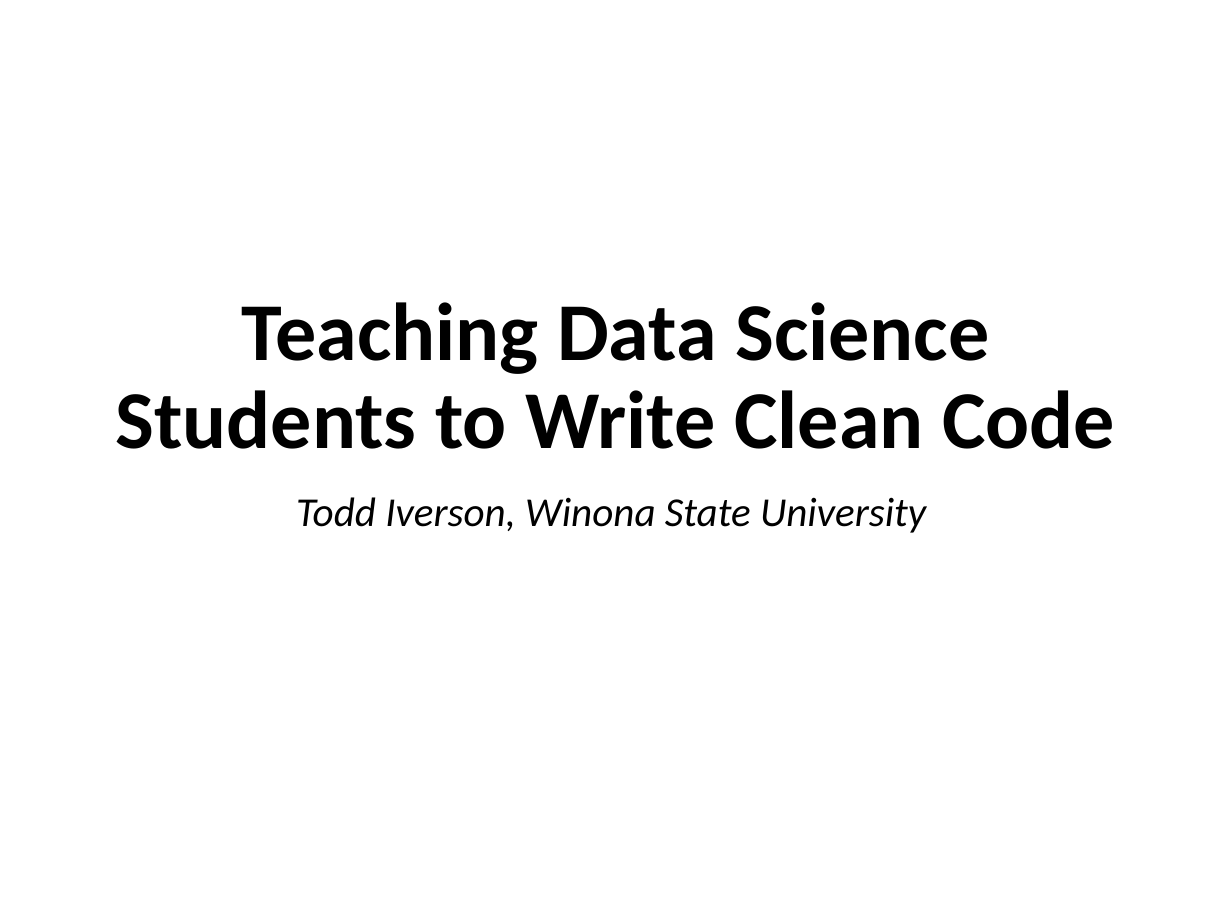
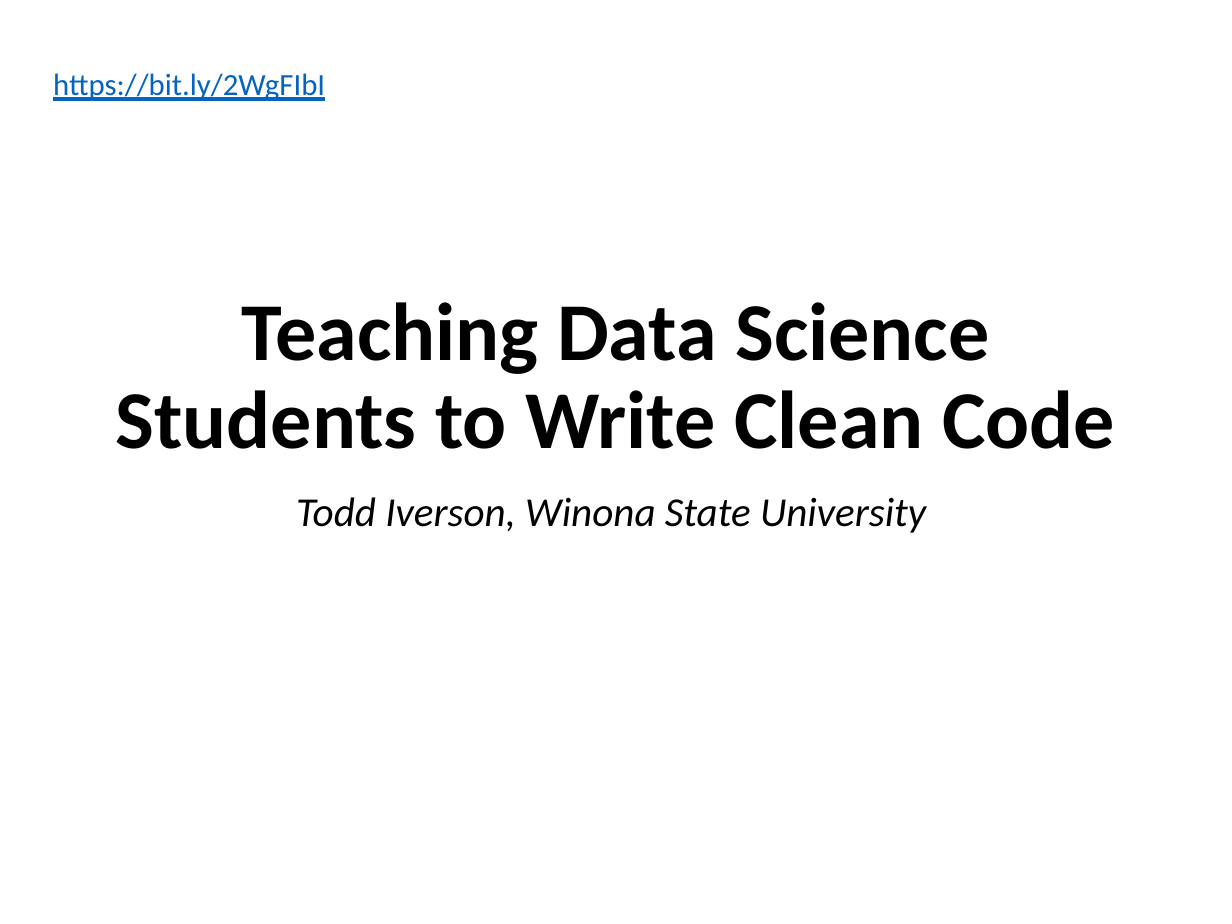
Before and after one commit to WSU-DataScience/SDSS2019_clean_data, a slide deck: slide 1 of clean_code_talkV3.pptx. Drawn at 1232x924 pixels with LibreOffice and Linux fonts; fonts in the diff are those of the drawing. Boxes give left, top, right and bottom in pixels: in the first picture for what was removed or moved away, otherwise in the second. Text is boxed around its words. In the diff, an @@ line names an element or a change of style, - is before the commit and + after.

Commit message:
Added bitly

```diff
--- a/clean_code_talkV3.pptx
+++ b/clean_code_talkV3.pptx
@@ text added at bbox=[53, 73, 325, 101], 18 pt, text #0563C1, underline @@
+https://bit.ly/2WgFIbI
```
